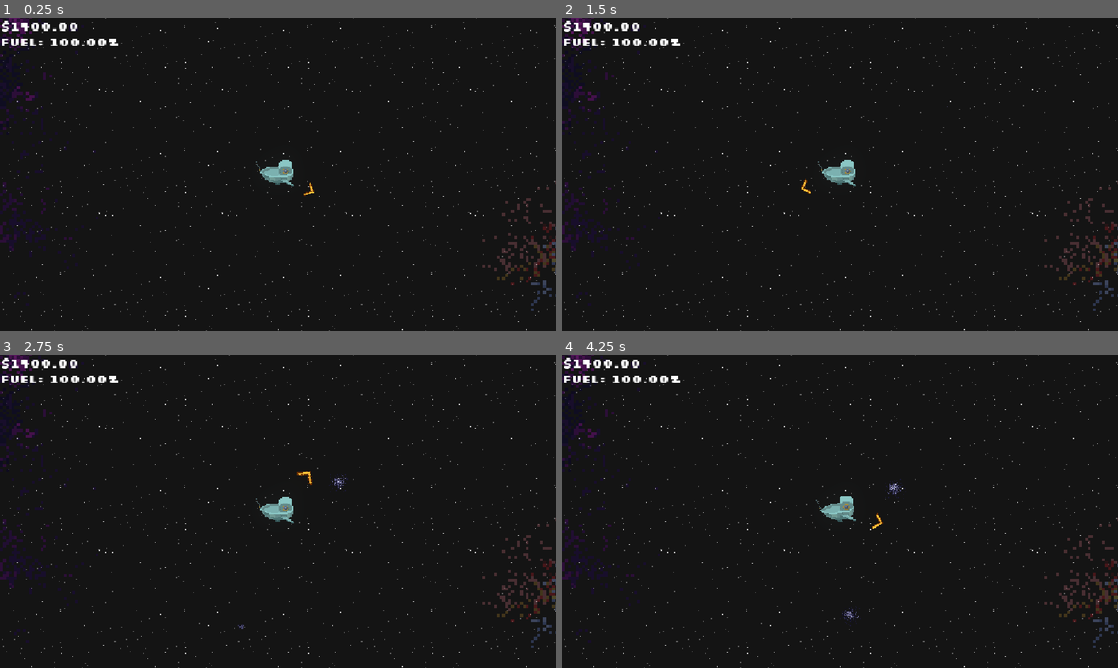
Above: before the commit, frames 1-4 (two rows, left to right).
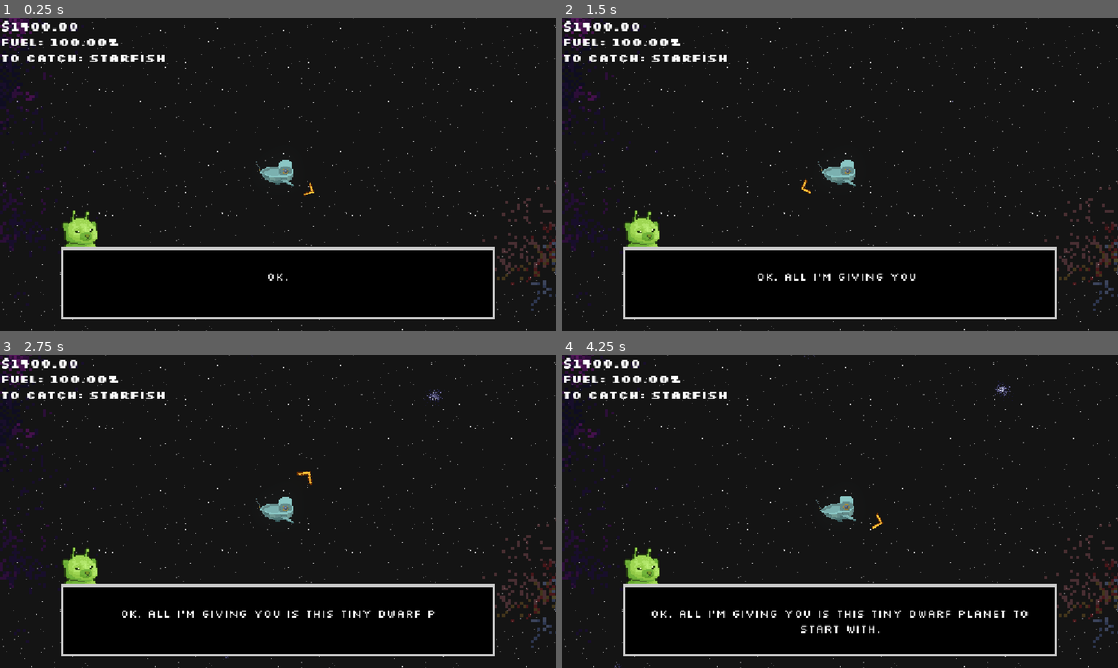
Above: after the commit, the same moments.

Repository: DudeNamedDarcy/CosmicJam2026
Game: Godot game, scene res://Scenes/game_scene.tscn
Same seed, same stepped clock (60 frames per second), same inputs: the game is played once before the commit and once after it. Sound files missing from this copy of the repository are replaced by a short silence.
Inputs (mouse positions are in pixels of both pictures, inside the frame that each line leads up to):
- Up to frame 1 (0.25 s): no input
- Up to frame 2 (1.5 s): move the mouse to (962, 158) at 0.52 s; press the mouse at (962, 158) at 0.53 s; hold Right (ComboRight) 0.53-1.25 s; tap G (dialogue_next) at 0.8 s; release the mouse at (962, 158) at 1.25 s; drag from (728, 190) to (812, 237) at 1.27 s
- Up to frame 3 (2.75 s): move the mouse to (333, 442) at 2.02 s; press the mouse at (333, 442) at 2.03 s; hold Right (ComboRight) from 2.03 s (still down); tap G (dialogue_next) at 2.3 s
- Up to frame 4 (4.25 s): release Right (ComboRight) at 2.75 s; release the mouse at (895, 442) at 2.75 s; drag from (812, 574) to (673, 464) at 2.77 s; move the mouse to (1006, 558) at 3.52 s; hold Left (ComboLeft) from 3.53 s (still down); tap E (interact) at 3.6 s; tap G (dialogue_next) at 3.8 s

The runs differ from the first frame. In frame 1, 2.6% of the frame differs, in the area x 0-89%, y 11-97%; in frame 2, 2.8%; in frame 3, 3.2%; in frame 4, 3.5%, in the area x 0-89%, y 0-100%.

Commit message:
Started Adding Quest Integration

Diff:
--- a/Scenes/game_scene.tscn
+++ b/Scenes/game_scene.tscn
@@ -166,13 +166,13 @@
 [node name="Fish Spawner" type="Node2D" parent="." unique_id=1574152278 node_paths=PackedStringArray("spawnableArea")]
 script = ExtResource("6_rgj8m")
 fishDict = Dictionary[PackedScene, int]({
-ExtResource("8_5q52j"): 1,
-ExtResource("10_a7fet"): 1,
-ExtResource("10_e624q"): 1,
-ExtResource("9_w8jfd"): 1,
-ExtResource("3_rgj8m"): 1,
-ExtResource("8_ldntv"): 1,
-ExtResource("4_2fmhe"): 1,
+ExtResource("8_5q52j"): 2,
+ExtResource("10_a7fet"): 2,
+ExtResource("10_e624q"): 2,
+ExtResource("9_w8jfd"): 2,
+ExtResource("3_rgj8m"): 2,
+ExtResource("8_ldntv"): 2,
+ExtResource("4_2fmhe"): 2,
 ExtResource("7_wywco"): 1
 })
 spawnableArea = NodePath("../SpawnableArea")
--- a/Scenes/money_fuel_ui.gd
+++ b/Scenes/money_fuel_ui.gd
@@ -4,6 +4,9 @@
 @export var fuelTextControl: Control
 @export var moneyText: RichTextLabel
 @export var fuelText: RichTextLabel
+@export var QuestText: RichTextLabel
+
+@onready var intro_dialogue_box: Control = $IntroDialogueBox
 
 var shake_tween: Tween
 var previous_fuel: float = 100.0
@@ -20,6 +23,10 @@
 
 func UpdateFuelText() -> void:
 	fuelText.text = "Fuel: %.2f%%" % ScoreAndUpgrades.fuel_quantity
+
+func UpdateQuestText(string) -> void:
+	QuestText.text = "To Catch: " + str(string)
+
 
 	var current_fuel = ScoreAndUpgrades.fuel_quantity
 
@@ -53,3 +60,8 @@
 	shake_tween.tween_property(targetControl, "position:x", original_x - 6.0, 0.05)
 	shake_tween.tween_property(targetControl, "position:x", original_x + 4.0, 0.05)
 	shake_tween.tween_property(targetControl, "position:x", original_x, 0.05)
+
+func updateDialogue() -> void:
+	#updateDialogue() in Player UI called!
+	intro_dialogue_box.visible = true
+	intro_dialogue_box.calling_dialogues()
--- a/Scenes/money_fuel_ui.tscn
+++ b/Scenes/money_fuel_ui.tscn
@@ -2,13 +2,15 @@
 
 [ext_resource type="FontFile" uid="uid://d0yv4rsexmrsw" path="res://fonts/Silkscreen/Silkscreen-Bold.ttf" id="1_ebmla"]
 [ext_resource type="Script" uid="uid://borjumllejliy" path="res://Scenes/money_fuel_ui.gd" id="1_vhiju"]
+[ext_resource type="PackedScene" uid="uid://dr4254dbjslde" path="res://dialogue/intro_dialogue_box.tscn" id="3_r8n0i"]
 
-[node name="MoneyFuelUI" type="CanvasLayer" unique_id=1013169491 node_paths=PackedStringArray("moneyTextControl", "fuelTextControl", "moneyText", "fuelText")]
+[node name="MoneyFuelUI" type="CanvasLayer" unique_id=1013169491 node_paths=PackedStringArray("moneyTextControl", "fuelTextControl", "moneyText", "fuelText", "QuestText")]
 script = ExtResource("1_vhiju")
 moneyTextControl = NodePath("MoneyUI")
 fuelTextControl = NodePath("FuelUI")
 moneyText = NodePath("MoneyUI/RichTextLabel")
 fuelText = NodePath("FuelUI/RichTextLabel")
+QuestText = NodePath("QuestUI/RichTextLabel")
 
 [node name="MoneyUI" type="Control" parent="." unique_id=364832241]
 z_index = 10
@@ -43,3 +45,27 @@
 theme_override_font_sizes/normal_font_size = 25
 text = "Fuel: 100%"
 fit_content = true
+
+[node name="QuestUI" type="Control" parent="." unique_id=1988359149]
+z_index = 10
+propagate_maximum_size = true
+layout_mode = 3
+anchors_preset = 0
+offset_top = 66.0
+offset_right = 400.0
+offset_bottom = 99.0
+
+[node name="RichTextLabel" type="RichTextLabel" parent="QuestUI" unique_id=969859362]
+layout_mode = 0
+offset_right = 654.0
+offset_bottom = 33.0
+theme_override_fonts/normal_font = ExtResource("1_ebmla")
+theme_override_font_sizes/normal_font_size = 25
+text = "To Catch: <FISH HERE>"
+fit_content = true
+
+[node name="IntroDialogueBox" parent="." unique_id=1166612431 instance=ExtResource("3_r8n0i")]
+offset_left = 126.0
+offset_top = 475.0
+offset_right = -126.0
+offset_bottom = -23.0
--- a/Scenes/player_controller.gd
+++ b/Scenes/player_controller.gd
@@ -60,6 +60,7 @@
 @onready var input_button: AnimatedSprite2D = $InputButton
 
 # Quest
+var questStep: int = 0
 var fishNeededForQuest: String = ""
 var caughtFishForQuest = false
 
@@ -67,6 +68,7 @@
 @export var maxComboTime: float = 1.0
 var comboSize: float
 var closeToShop: bool = false
+
 
 func _ready() -> void:
 	aim_arrow_base_scale = aimArrow.scale.x
@@ -92,6 +94,36 @@
 	aimArrow.scale = Vector2(aim_arrow_base_scale * (1.0 + charge_ratio), aim_arrow_base_scale * (1.0 + charge_ratio))
 	AimMouse()
 
+func _handle_quests() -> void:
+	match questStep:
+		0:
+			fishNeededForQuest = "Starfish" #Pluto
+			uiController.UpdateQuestText(fishNeededForQuest)
+		1:
+			fishNeededForQuest = "Moon Jelly" #Mercury
+			uiController.UpdateQuestText(fishNeededForQuest)
+		2:
+			fishNeededForQuest = "Red Dwarf Herring" #Mars
+			uiController.UpdateQuestText(fishNeededForQuest)
+		3:
+			fishNeededForQuest = "Angler Fish" #Venus
+			uiController.UpdateQuestText(fishNeededForQuest)
+		4:
+			fishNeededForQuest = "r.dia" #Earth
+			uiController.UpdateQuestText(fishNeededForQuest)
+		5:
+			fishNeededForQuest = "Supermassive Squid" #Neptune
+			uiController.UpdateQuestText(fishNeededForQuest)
+		6:
+			fishNeededForQuest = "Patrick Starfish" #Uranus
+			uiController.UpdateQuestText(fishNeededForQuest)
+		7:
+			fishNeededForQuest = "Gold Fish" #Saturn
+			uiController.UpdateQuestText(fishNeededForQuest)
+		8:
+			fishNeededForQuest = "Gold Fish" #Jupiter
+			uiController.UpdateQuestText(fishNeededForQuest)
+
 
 func AimMouse() -> void:
 	# Mouse aiming
@@ -107,6 +139,7 @@
 		aimArrow.rotation = mouse_direction.angle()
 
 func _physics_process(delta: float) -> void:
+	_handle_quests()
 	maxComboTime = (ScoreAndUpgrades.longer_combo_progress + 1)
 	uiController.UpdateFuelText()
 	#thanks to this article: https://forum.godotengine.org/t/how-to-display-a-float-with-two-decimal-points/133086/3
@@ -316,19 +349,23 @@
 	fishList.clear()
 	comboSize = 0
 	aimArrow.show()
-	CompleteQuest()
+	if caughtFishForQuest:
+		CompleteQuest()
 	await get_tree().create_timer(0.4).timeout
 	input_button.visible = closeToShop
 
 func CompleteQuest():
 	print("quest complete")
 	caughtFishForQuest = false
-	fishNeededForQuest = ""
+	questStep += 1
+	LevelManager.next_level()
+	LevelManager.level_up.connect(AddNewQuest)
 	# start popup for next quest
 
 # call this to add a new quest fish
-func AddNewQuestFish(fishName: String):
+func AddNewQuest(fishName: String):
 	fishNeededForQuest = fishName
+	uiController
 
 
 func _on_area_2d_area_entered(area: Area2D) -> void:
--- a/dialogue/intro_dialogue_box.gd
+++ b/dialogue/intro_dialogue_box.gd
@@ -11,48 +11,79 @@
 "Test3Test3Test3",
 ]
 
-var intro_dialogue: Array[String] = ["You again. Ugh. If you want to quell my foul mood, buy my Wares.",
-"I am Glorp of the Celestial Mob, and you will buy my Wares.",
-"Now I have become Glorp, the seller of Wares.",
-"Welcome to the BlackHole market. Prepare to Purchase my Wares.",
-"You are truly an insatiable fellow."
-]
+var pluto_dialogue: Array[String] = ["Ok. All I'm giving you is this tiny dwarf planet to start with.",
+"Pluto was its name or something like that.",
+"Catch some fish and I'll give you a bigger bobber :3."]
 
-var purchase_dialogue: Array[String] = ["Eh, that upgrade's okay, I guess!",
-"Good boy",
-"Holy mackerel! Took you long enough!",
-"A worthless purchase",
-"Just big and greedy, you are"
-]
+var mercury_dialogue: Array[String] = ["Huh. You're doing better than I thought.",
+"Ok, here's a larger bobber for you. Name's Mercury.",
+"There's even larger ones from where that iron ball came from if you keep this up!"]
 
-var broke_dialogue: Array[String] = ["Imagine being broke LOL",
-"Come back when you're a little... richer!"]
+var mars_dialogue: Array[String] = ["Mars1", "Mars2"]
+
+var venus_dialogue: Array[String] = ["Venus1", "Venus2"]
+
+var earth_dialogue: Array[String] = ["Earth1", "Earth2"]
+
+var neptune_dialogue: Array[String] = ["Neptune1", "Neptune2"]
+
+var uranus_dialogue: Array[String] = ["Uranus1", "Uranus2"]
+
+var saturn_dialogue: Array[String] = ["Saturn1", "Saturn2"]
+
+var jupiter_dialogue: Array[String] = ["Jupiter1", "Jupiter2"]
 
 var active_tween:Tween
 
 var current_dialogue_index = 0
 
+var current_array:Array[String]
+
 var text_done: bool = false
 var doing_one_shot: bool = false
+
+var current_quest = 0
 
 # Called when the node enters the scene tree for the first time.
 func _ready() -> void:
 	await get_tree().process_frame #yeah checks out
 	await get_tree().process_frame
-	show_text(dialogue)
+	show_text(pluto_dialogue)
 	#button.pressed.connect(_advance)
 	pass
 
 
 # Called every frame. 'delta' is the elapsed time since the previous frame.
 func _process(delta: float) -> void:
-	if Input.is_action_just_pressed("dialogue_next") and current_dialogue_index < dialogue.size() and doing_one_shot == false:
-		if text_done:
-			print("next!")
-			_advance(dialogue)
+	pass
+
+func calling_dialogues():
+	#calling_dialogues called in Intro Dialogue called!
+	current_quest += 1
+	match current_quest:
+		0:
+			show_text(pluto_dialogue)
+		1:
+			show_text(mercury_dialogue)
+		2:
+			show_text(mars_dialogue)
+		3:
+			show_text(venus_dialogue)
+		4:
+			show_text(earth_dialogue)
+		5:
+			show_text(neptune_dialogue)
+		6:
+			show_text(uranus_dialogue)
+		7:
+			show_text(saturn_dialogue)
+		8:
+			show_text(jupiter_dialogue)
+
 
 
 func show_text(array: Array[String]) -> void:
+	current_array = array
 	text_done = false
 
 	audio_stream_player.stop()
@@ -73,15 +104,17 @@
 	active_tween.tween_property(rich_text_label, "visible_ratio", 1, tween_duration)
 	active_tween.finished.connect(audio_stream_player.stop)
 	active_tween.finished.connect(_text_is_done)
+	await get_tree().create_timer(tween_duration + 1.2).timeout
+	_advance()
 
 
 func _text_is_done() -> void:
 	text_done = true
 
 
-func _advance(array: Array[String]) -> void:
+func _advance() -> void:
 	current_dialogue_index += 1
 	if current_dialogue_index == dialogue.size():
-		return
+		hide()
 	else:
-		show_text(array)
+		show_text(current_array)
--- a/dialogue/intro_dialogue_box.tscn
+++ b/dialogue/intro_dialogue_box.tscn
@@ -3,13 +3,14 @@
 [ext_resource type="Theme" uid="uid://t2kcdkvabp2d" path="res://dialogue/dialogue_box.tres" id="1_yvd7p"]
 [ext_resource type="Script" uid="uid://c5x0npa0pwsbs" path="res://dialogue/intro_dialogue_box.gd" id="2_yvd7p"]
 [ext_resource type="AudioStream" uid="uid://cs33gpy7nqym6" path="res://dialogue/dialogue_sfx/glorp_blabble_test2.wav" id="3_1ey51"]
+[ext_resource type="Texture2D" uid="uid://t1dc2pbkxolm" path="res://glorp/glorp.png" id="4_0nd35"]
 
 [node name="IntroDialogueBox" type="Control" unique_id=1166612431]
 layout_mode = 3
 anchors_preset = 15
 anchor_right = 1.0
 anchor_bottom = 1.0
-offset_bottom = -318.0
+offset_bottom = -498.0
 grow_horizontal = 2
 grow_vertical = 2
 theme = ExtResource("1_yvd7p")
@@ -31,3 +32,11 @@
 [node name="AudioStreamPlayer" type="AudioStreamPlayer" parent="." unique_id=287376721]
 unique_name_in_owner = true
 stream = ExtResource("3_1ey51")
+
+[node name="TextureRect" type="TextureRect" parent="." unique_id=1254498578]
+layout_mode = 0
+offset_top = -80.0
+offset_right = 40.0
+offset_bottom = -40.0
+scale = Vector2(2, 2)
+texture = ExtResource("4_0nd35")
--- a/glorp/glorp_starship.gd
+++ b/glorp/glorp_starship.gd
@@ -13,7 +13,7 @@
 
 # Called every frame. 'delta' is the elapsed time since the previous frame.
 func _process(delta: float) -> void:
-	print("ScoreAndUpgrades.in_market is: " + str(ScoreAndUpgrades.in_market))
+	pass
 
 func _input(event: InputEvent) -> void:
 	if Input.is_action_just_pressed("interact") && (playerController.playerState == playerController.PlayerState.Idle || playerController.playerState == playerController.PlayerState.Moving):
--- a/market/black_hole_market.gd
+++ b/market/black_hole_market.gd
@@ -10,8 +10,8 @@
 @onready var larger_combos_progress: ProgressBar = $VBoxContainer/LargerCombosProgress
 @onready var longer_combo_button: Button = $VBoxContainer/LongerComboButton
 @onready var longer_combo_progress: ProgressBar = $VBoxContainer/LongerComboProgress
-@onready var larger_fuel_button: Button = $VBoxContainer/LargerFuelButton
-@onready var larger_fuel_progress: ProgressBar = $VBoxContainer/LargerFuelProgress
+#@onready var larger_fuel_button: Button = $VBoxContainer/LargerFuelButton
+#@onready var larger_fuel_progress: ProgressBar = $VBoxContainer/LargerFuelProgress
 
 @onready var money_label: Label = %MoneyLabel
 @onready var broke_alert_label: RichTextLabel = %BrokeAlertLabel
@@ -24,6 +24,8 @@
 @onready var cha_ching_audio_stream_player: AudioStreamPlayer = $ChaChingAudioStreamPlayer
 @onready var no_money_stream_player: AudioStreamPlayer = $NoMoneyStreamPlayer
 @onready var dialogue_box: Control = $DialogueBox
+
+@onready var uiController = get_node("/root/GameScene/MoneyFuelUI")
 
 
 #Shoutout to Gwizz for the tutorial on subViewportContainers:
@@ -127,10 +129,7 @@
 
 
 func _on_larger_fuel_button_pressed() -> void:
-	if ScoreAndUpgrades.larger_fuel_progress < 2 and (ScoreAndUpgrades.money) > 0:
-		ScoreAndUpgrades.larger_fuel_progress += 1
-	print(ScoreAndUpgrades.larger_fuel_progress)
-	_handle_money(larger_fuel_progress, 200, larger_fuel_button)
+	pass
 
 
 
@@ -169,6 +168,8 @@
 			_out_of_money()
 	else:
 		ScoreAndUpgrades.fuel_quantity += 20
+		if ScoreAndUpgrades.fuel_quantity > 100.0:
+			ScoreAndUpgrades.fuel_quantity = 100
 		(ScoreAndUpgrades.money) -= 200
 		cha_ching_audio_stream_player.play()
 
@@ -180,6 +181,7 @@
 		pass
 
 func _leave_market() -> void:
+	uiController.UpdateMoneyText()
 	quit_pressed = true
 	dialogue_box.dialogue = leave_dialogue
 	dialogue_box.current_dialogue_index = randi_range(0, len(leave_dialogue) -1)
--- a/market/black_hole_market.tscn
+++ b/market/black_hole_market.tscn
@@ -85,16 +85,6 @@
 text = "Longer Combo Time - $200"
 
 [node name="LongerComboProgress" type="ProgressBar" parent="VBoxContainer" unique_id=1980857853]
-layout_mode = 2
-theme = ExtResource("2_nn7dx")
-
-[node name="LargerFuelButton" type="Button" parent="VBoxContainer" unique_id=1366612870]
-layout_mode = 2
-theme = ExtResource("2_nn7dx")
-text = "Larger Fuel Tank - $200
-"
-
-[node name="LargerFuelProgress" type="ProgressBar" parent="VBoxContainer" unique_id=691125284]
 layout_mode = 2
 theme = ExtResource("2_nn7dx")
 
@@ -203,6 +193,5 @@
 [connection signal="pressed" from="VBoxContainer/FasterShipButton" to="." method="_on_faster_ship_button_pressed"]
 [connection signal="pressed" from="VBoxContainer/LargerCombosButton" to="." method="_on_larger_combos_button_pressed"]
 [connection signal="pressed" from="VBoxContainer/LongerComboButton" to="." method="_on_longer_combo_button_pressed"]
-[connection signal="pressed" from="VBoxContainer/LargerFuelButton" to="." method="_on_larger_fuel_button_pressed"]
 [connection signal="pressed" from="VBoxContainer/FuelButton" to="." method="_on_fuel_button_pressed"]
 [connection signal="pressed" from="VBoxContainer2/QuitButton" to="." method="_on_quit_button_pressed"]
